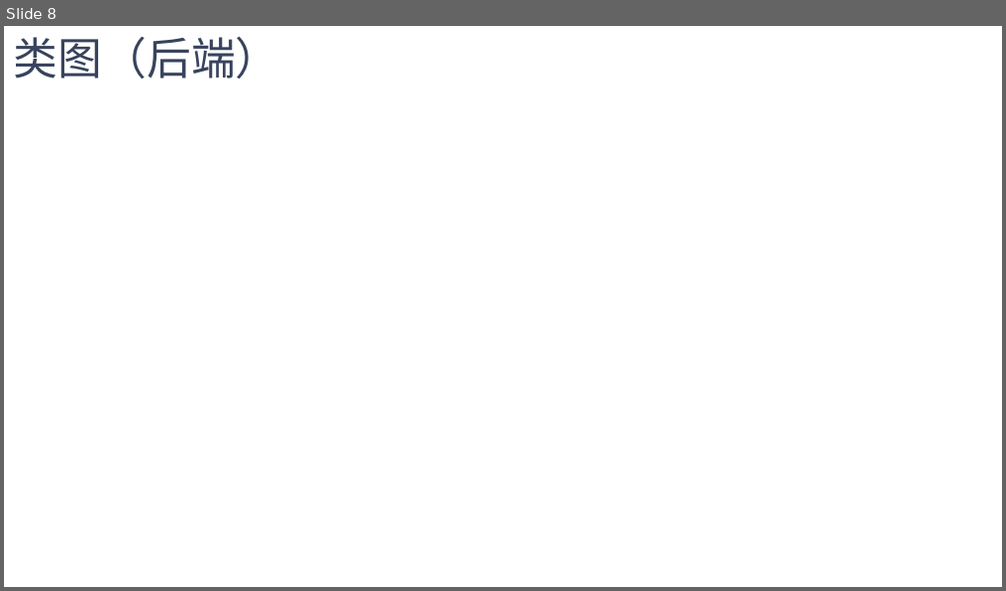
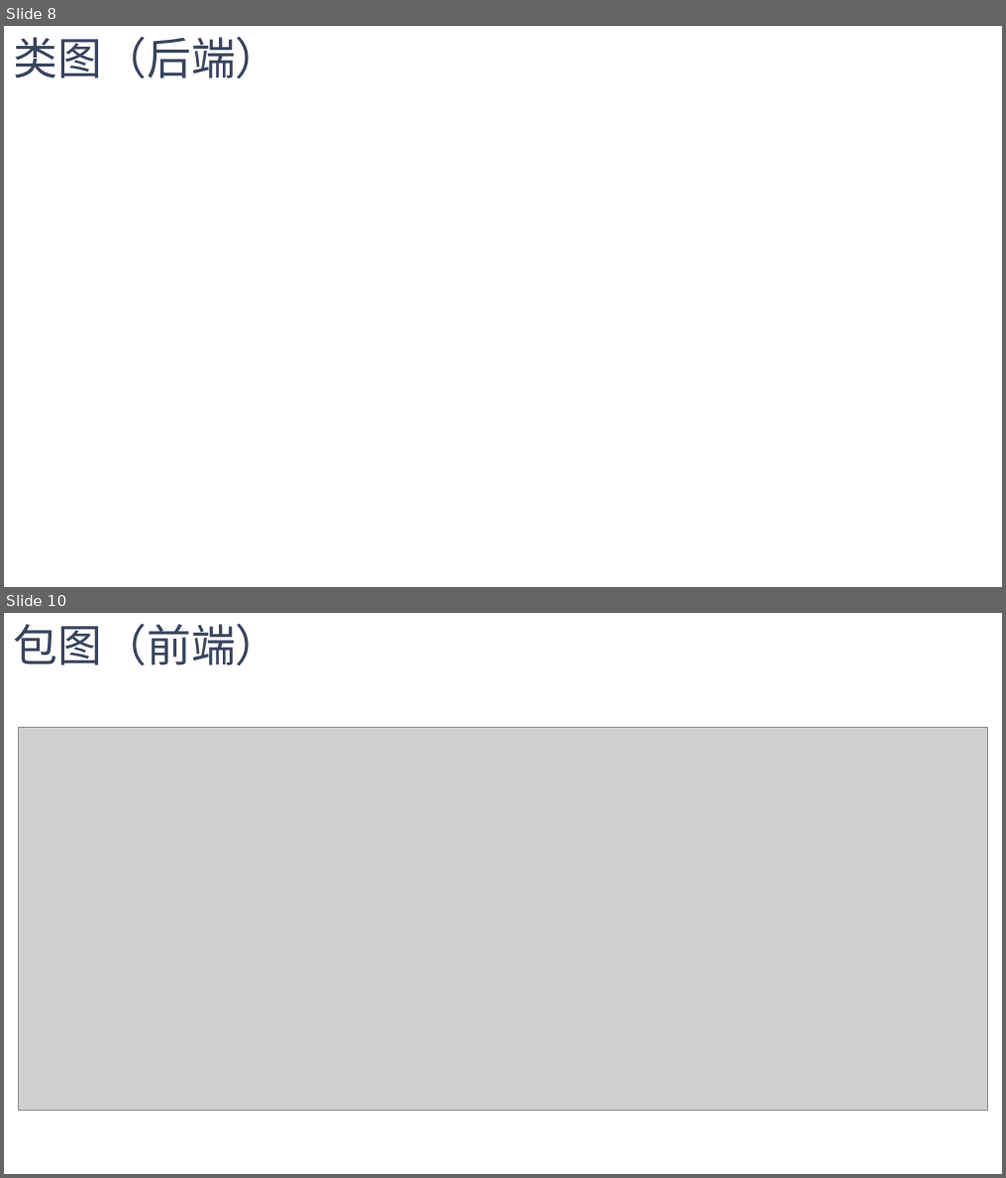
Before and after one commit to skyetim/travel_planning_website, a slide deck: doc/第二阶段课堂展示/第二阶段课堂展示.pptx. Shown one above the other, each under a label of ours: slide 8 before the commit, slides 8 and 10 after it; the slides between them are not shown. The pictures are 1006x591 and 1006x1178 pixels, drawn with LibreOffice and Linux fonts; fonts in the diff are those of the drawing; grey boxes stand for pictures. Boxes give left, top, right and bottom in pixels: in the first picture for what was removed or moved away, otherwise in the second. Text is boxed around its words. In the diff, an @@ line names an element or a change of style, - is before the commit and + after.

Commit message:
doc: 课堂展示ppt 加入包图

```diff
--- a/doc/第二阶段课堂展示/第二阶段课堂展示.pptx
+++ b/doc/第二阶段课堂展示/第二阶段课堂展示.pptx
@@ slide 10 added at [4, 613, 1002, 1174], background #FFFFFF @@
@@ text added at [14, 624, 280, 665], 32 pt, text #38435D @@
+包图（前端）
@@ picture added at [18, 727, 988, 1110] @@
```
Also in this commit, not shown: 2 slides changed, 2 other slides added.
